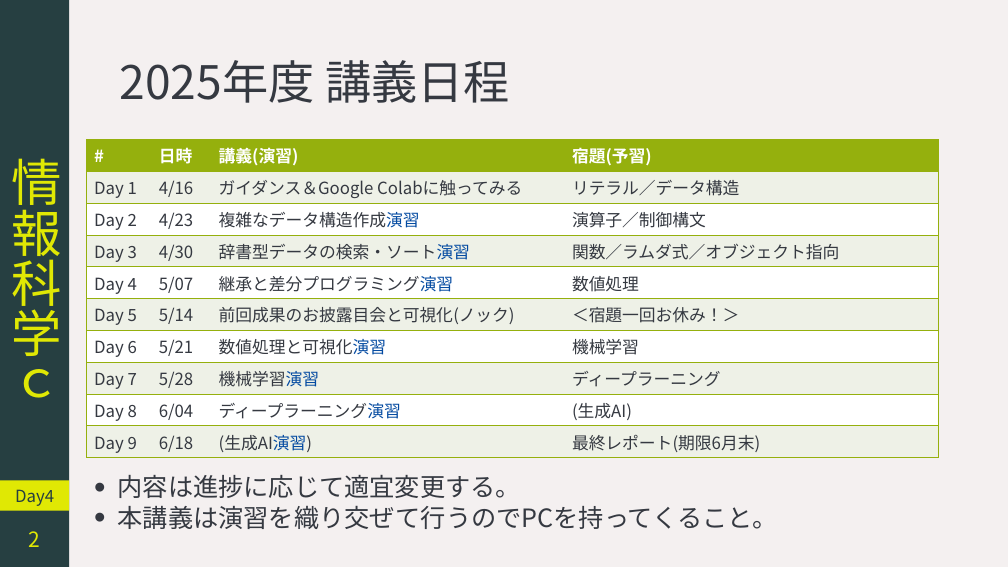
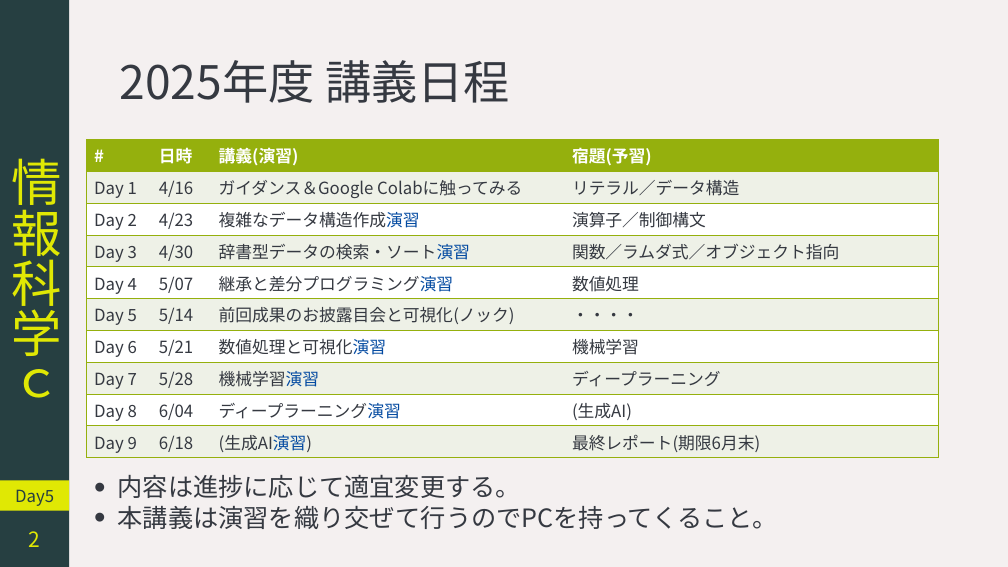
Before and after one commit to YokoyamaLab/PythonBasics, a slide deck: slide 2 of slides/computerScience_day5.pptx. Drawn at 1008x567 pixels with LibreOffice and Linux fonts; fonts in the diff are those of the drawing. Boxes give left, top, right and bottom in pixels: in the first picture for what was removed or moved away, otherwise in the second. Text is boxed around its words. In the diff, an @@ line names an element or a change of style, - is before the commit and + after.

```diff
--- a/slides/computerScience_day5.pptx
+++ b/slides/computerScience_day5.pptx
@@ table at (87,140,938,457) @@
-row 6, column 4: ＜宿題一回お休み！＞
+row 6, column 4: ・・・・
@@ text in rectangle at (15,489,54,506): text changed @@
-Day4
+Day5
```
Also in this commit, not shown: 5 other slides changed, 2 slides added.
